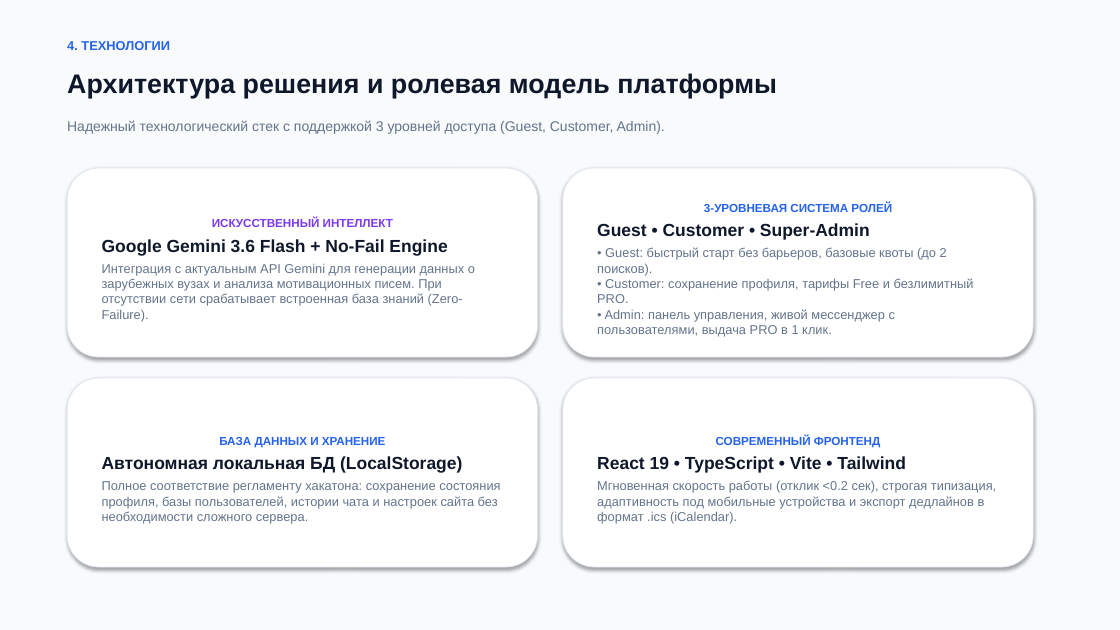
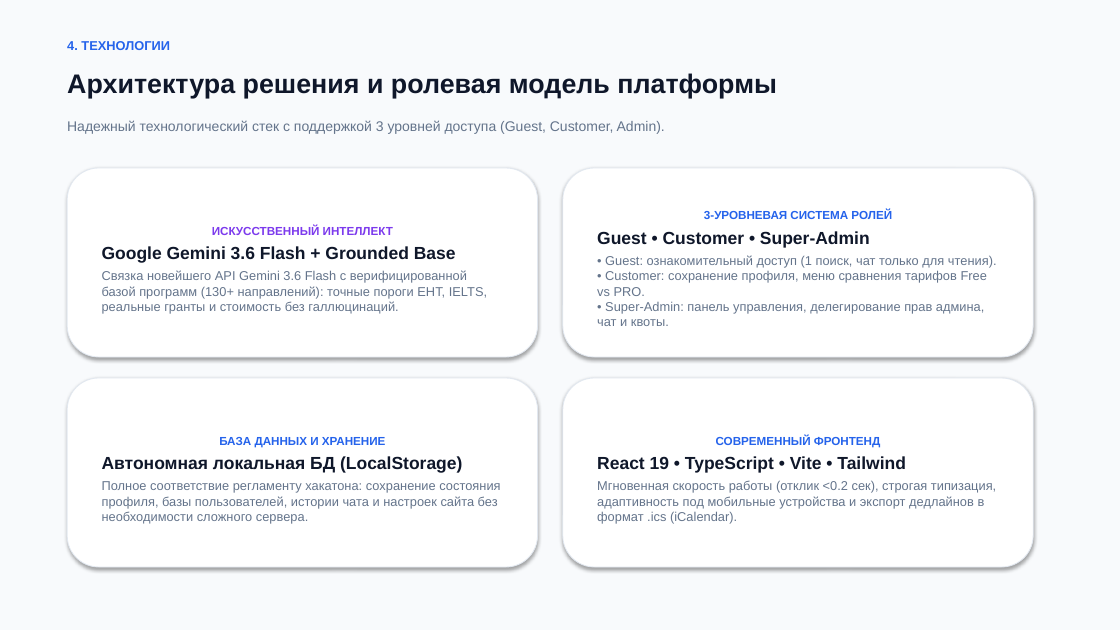
Before and after one commit to adilhan385/Admitroute, a slide deck: slide 5 of AdmitRoute_Presentation_8Slides.pptx. Drawn at 1120x630 pixels with LibreOffice and Linux fonts; fonts in the diff are those of the drawing. Boxes give left, top, right and bottom in pixels: in the first picture for what was removed or moved away, otherwise in the second. Text is boxed around its words. In the diff, an @@ line names an element or a change of style, - is before the commit and + after.

Commit message:
feat: complete AdmitRoute platform with Super-Admin delegation, Free vs PRO pricing modal, Gemini 3.6 Flash engine, and LOCUSCASE2 submission readiness

```diff
--- a/AdmitRoute_Presentation_8Slides.pptx
+++ b/AdmitRoute_Presentation_8Slides.pptx
@@ text in rounded rectangle at box(102, 246, 487, 314): text changed @@
-Google Gemini 3.6 Flash + No-Fail Engine
-Интеграция с актуальным API Gemini для генерации данных о зарубежных вузах и анализа мотивационных писем. При отсутствии сети срабатывает встроенная база знаний (Zero-Failure).
+Google Gemini 3.6 Flash + Grounded Base
+Связка новейшего API Gemini 3.6 Flash с верифицированной базой программ (130+ направлений): точные пороги ЕНТ, IELTS, реальные гранты и стоимость без галлюцинаций.
@@ text in rounded rectangle at box(597, 255, 997, 326): text changed @@
-• Guest: быстрый старт без барьеров, базовые квоты (до 2 поисков).
-• Customer: сохранение профиля, тарифы Free и безлимитный PRO.
-• Admin: панель управления, живой мессенджер с пользователями, выдача PRO в 1 клик.
+• Guest: ознакомительный доступ (1 поиск, чат только для чтения).
+• Customer: сохранение профиля, меню сравнения тарифов Free vs PRO.
+• Super-Admin: панель управления, делегирование прав админа, чат и квоты.
```
Also in this commit, not shown: 2 other slides changed, 11 other files.
